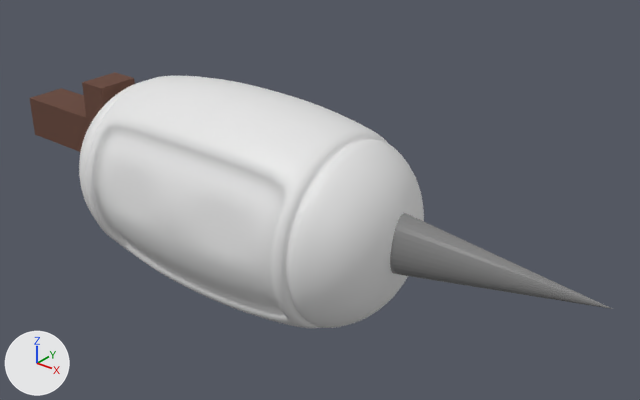
What one commit did to the glTF model createdAssets/stabbedHead.glb.
The view is the same before and after, from a 50 mm camera at (2.43, -2.51, 3.42) aimed at (0.3, 0.16, 1.76). Lighting does not change. The marker at lower left points along +X, +Y and +Z. Where no turn or scale is listed for an object, it has been applied to the vertices. Vertices at the same position are counted once.

In view in the first picture: 'Head', 'blade'.
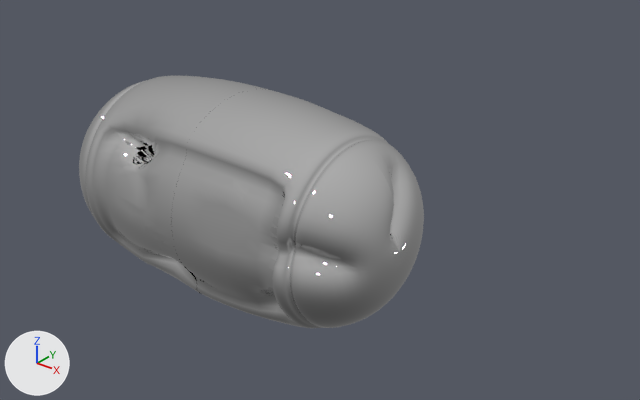
Boxes [x1, y1, x2, y2] around the edits, measured in the pictures (640 x 400 px; the box of a moved part takes in the faces that stretch with it):
'Head', surface changed, recoloured, reshaped (white to grey): [79, 76, 424, 328] in both
'blade', deleted: before [30, 72, 612, 309]
    faces in mat_metal (grey #959595): [390, 213, 612, 309]
    faces in mat_cloth (brown #664538): [30, 72, 135, 152]
part 1 of me_sphere, built on: before [102, 102, 210, 293]; after [102, 103, 210, 293]
part 2 of me_sphere, moved or reshaped: before [231, 152, 415, 325]; after [229, 153, 415, 324]

Diff of the bpy script that builds the scene:
```diff
--- a/createdAssets/stabbedHead.glb.py
+++ b/createdAssets/stabbedHead.glb.py
@@ mat_metal @@
 mat_metal = principled_material('metal')
-mat_metal.base_color = (0.3, 0.3, 0.3)  # grey #959595
-mat_metal.metallic = 0.5
+mat_metal.base_color = (0.8, 0.8, 0.8)  # white #e7e7e7
+mat_metal.metallic = 1.0
 mat_metal.roughness = 0.0921
@@ me_sphere @@
 # used by ob_head; location = (0.0, 0.0, 0.0)
-me_sphere.from_pydata(...)  # 3440 vertices, 6740 faces; spans x -0.83..0.83, y -0.42..0.47, z 1.3..2.23
+me_sphere.from_pydata(...)  # 4138 vertices, 8150 faces; spans x -0.82..0.83, y -0.42..0.46, z 1.3..2.23
+# me_sphere part 1: 48 vertices moved from x -0.47..0.01, y -0.37..-0.24, z 1.38..2.14 to x -0.47..0.0, y -0.37..-0.24, z 1.39..2.13; 13 vertices removed from x -0.43..-0.08, y -0.39..-0.29, z 1.56..2.05; 696 vertices added at x -0.45..-0.01, y -0.42..-0.25, z 1.57..2.03
+# me_sphere part 2: 231 vertices moved from x 0.35..0.83, y -0.41..0.14, z 1.45..2.09 to x 0.35..0.83, y -0.4..0.14, z 1.46..2.08; 6 vertices removed from x 0.59..0.83, y -0.37..0.03, z 1.52..1.75; 21 vertices added at x 0.27..0.83, y -0.37..0.03, z 1.52..2.02
+me_sphere.materials.append(mat_metal)  # white #e7e7e7
@@ ob_blade @@
-ob_blade = bpy.data.objects.new('blade', me_cone)
-ob_blade.location = (0.0, 0.0, 0.0)
```
